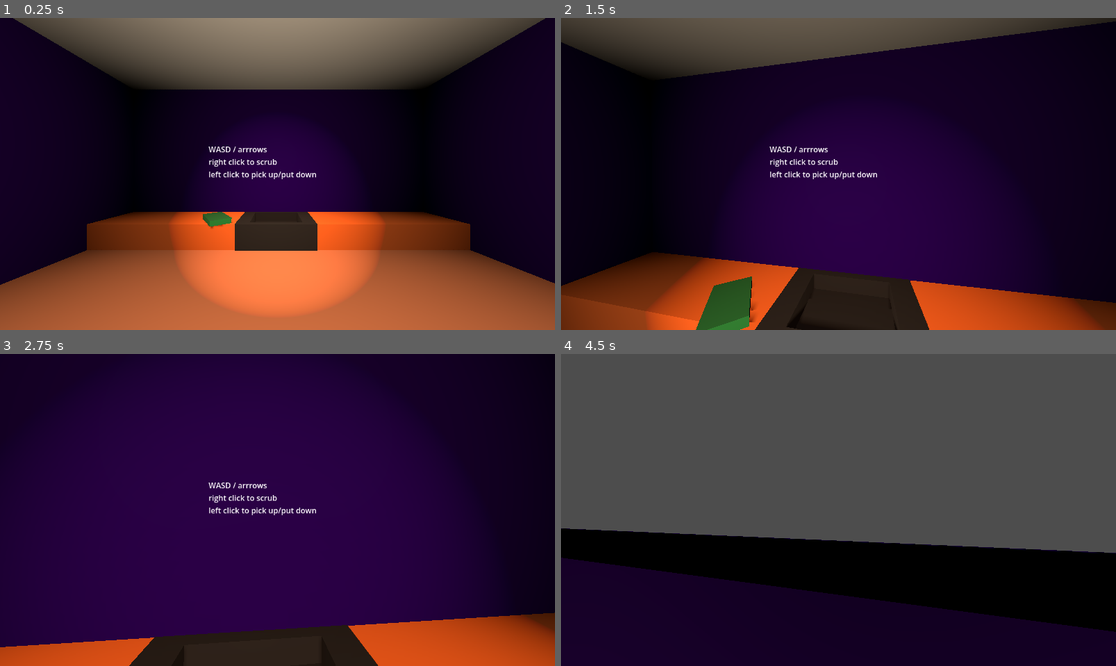
Above: before the commit, frames 1-4 (two rows, left to right).
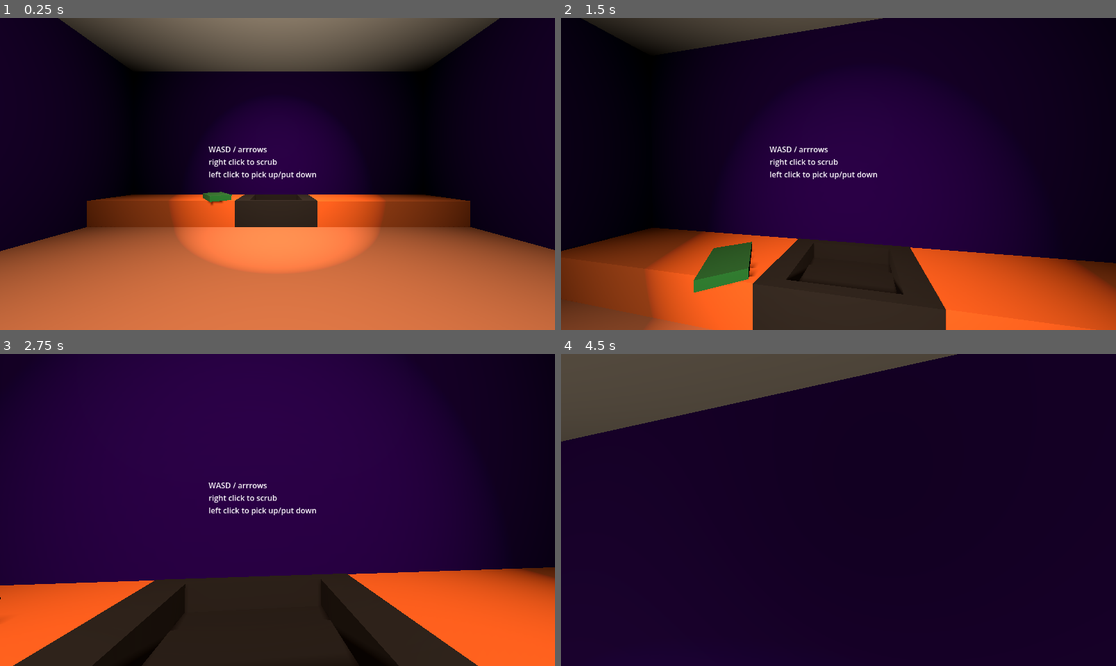
Above: after the commit, the same moments.

Repository: AKM372/STAR-Scholars-Project-2026
Game: Godot game, scene res://world.tscn
Two runs of this game, one before a commit and one after it. Both use one fixed random seed, a clock stepped at 60 frames per second and the inputs below. Sound files missing from this copy of the repository are replaced by a short silence.
Inputs (mouse positions are in pixels of both pictures, inside the frame that each line leads up to):
- Up to frame 1 (0.25 s): no input
- Up to frame 2 (1.5 s): tap Enter at 0.5, 1.25 s; move the mouse to (866, 174) at 0.52 s; press the mouse at (866, 174) at 0.53 s; hold Up (forward) from 0.53 s (still down); tap Space (jump) at 0.77 s; move the mouse to (810, 174) at 1.27 s; release the mouse at (810, 174) at 1.28 s; right-click (810, 174) at 1.35 s
- Up to frame 3 (2.75 s): keep holding Up (forward); tap Space (jump) at 1.52 s; tap Enter at 2 s; move the mouse to (288, 503) at 2.02 s; hold T (testing) from 2.03 s (still down)
- Up to frame 4 (4.5 s): keep holding Up (forward); tap Enter at 2.75 s; move the mouse to (832, 516) at 2.77 s; release T (testing) at 2.78 s; tap F (throw) at 2.85 s; tap Space (jump) at 3.02, 3.77 s; move the mouse to (877, 513) at 3.52 s; press the mouse at (877, 513) at 3.53 s; tap R (reset) at 4.25 s; move the mouse to (794, 506) at 4.27 s; release the mouse at (794, 506) at 4.28 s; right-click (794, 506) at 4.35 s

The runs differ from the first frame. In frame 1, 44% of the frame differs, in the area x 0-100%, y 0-100%; in frame 2, 31%; in frame 3, 25%; in frame 4, 67%, in the area x 0-100%, y 0-90%.

Commit message:
Cleaned emit on plate broken
I decided to make the plate breaking function also emit the clean signal, so that upon any combination of plates broken and plates cleaned, new ones still spawned. this is to avoid lulls in interactability (when all the plates are broken and nothing else happens)

Diff:
--- a/plate_script.gd
+++ b/plate_script.gd
@@ -121,7 +121,7 @@
 		if shard is RigidBody3D:
 			shard.linear_velocity = linear_velocity * 0.5 + Vector3(randf_range(-0.3, 0.3), randf_range(0.0, 0.3), randf_range(-0.3, 0.3))
 			shard.angular_velocity = angular_velocity * 0.3 + Vector3(randf_range(-0.5, 0.5), randf_range(-0.5, 0.5), randf_range(-0.5, 0.5))
-
+	cleaned.emit()
 	queue_free()
 
 func _setup_material() -> void:
--- a/player.tscn
+++ b/player.tscn
@@ -14,7 +14,7 @@
 shape = SubResource("CapsuleShape3D_onrkg")
 
 [node name="Head" type="Node3D" parent="." unique_id=1203842243]
-transform = Transform3D(1, 0, 0, 0, 1, 0, 0, 0, 1, 0, 2.3, 0)
+transform = Transform3D(1, 0, 0, 0, 1, 0, 0, 0, 1, 0, 1.6, 0)
 
 [node name="Camera3D" type="Camera3D" parent="Head" unique_id=1215454605 groups=["player_camera"]]
 fov = 88.616035
